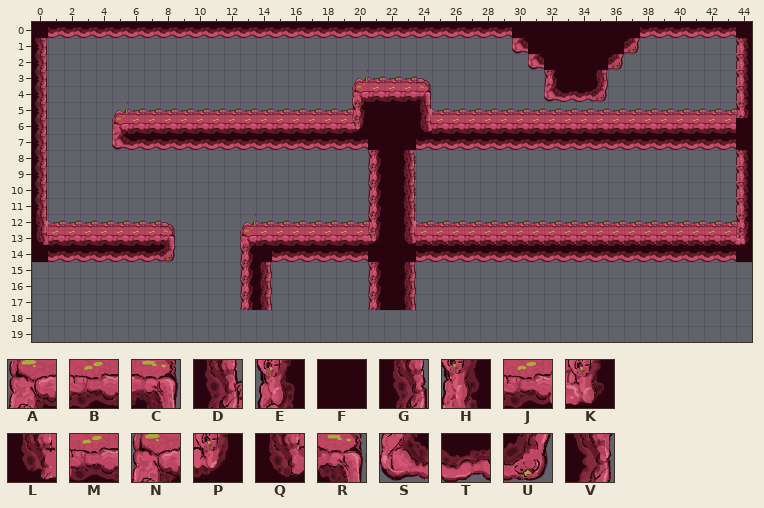
Tiled map -- PlatformGame-L19_Optimization/Assets/Maps/MapEstomac_Sala7.tmx. Above, as it was before the edit.
Cells are 64x64 px. Shown: x 0..44, y 0..19.
Key: from "atñas_2.6": A 218, B 219, C 220, D 232, E 234, F 235, G 236, H 238, J 242, K 243, L 244, M 245, N 246, P 247, Q 248, R 249, S 250, T 251, U 252, V 255.
_ is an empty cell.
Layers that did not change in this view are not listed.
Layer "Solid" before, first column x 0:
 0 FTTTTTTTTTTTTTTTTTTTTTTTTTTTTTFFFFFFFFTTTTTTF
 1 V_____________________________SFFFFFFU______H
 2 V______________________________SFFFFU_______H
 3 V_______________________________EFFG________H
 4 V___________________ABBBC_______STTU________H
 5 V___________________EFFFG___________________H
 6 V____NBBBBBBBBBBBBBBPFFFQBBBBBBBBBBBBBBBBBBBF
 7 V____STTTTTTTTTTTTTTTFFFTTTTTTTTTTTTTTTTTTTTF
 8 V____________________EFD____________________H
 9 V____________________EFD____________________H
10 V____________________EFD____________________H
11 V____________________EFD____________________H
12 V____________________EFD____________________H
13 LMBBBBBBR____NBBBBBBBPFQJJJJJJJJJJJJJJJJJJJJK
14 FTTTTTTTU____EFTTTTTTFFFTTTTTTTTTTTTTTTTTTTTF
15 _____________EG______EFG_____________________
16 _____________EG______EFG_____________________
17 _____________EG______EFG_____________________
18 _____________________________________________
19 _____________________________________________
And afterwards:
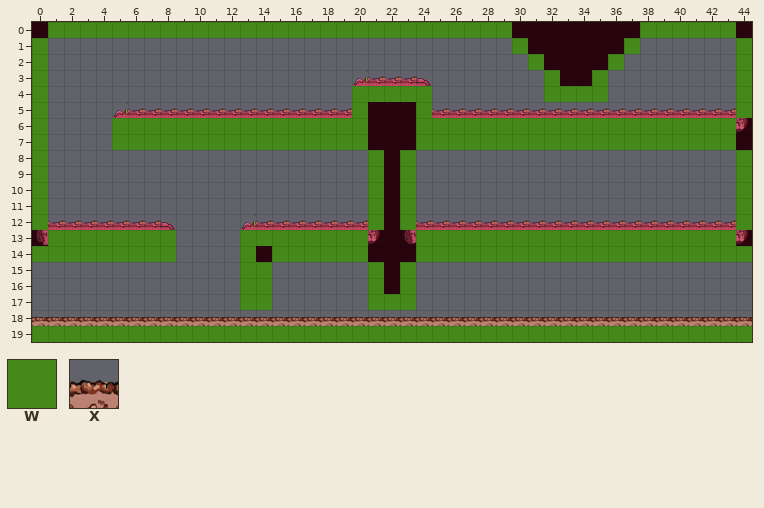
Further tiles: from "TileMetadata": W 1; from "atñas_2.6": X 6.
From old to new:
Layer "Solid":
Tile E gives way to one hidden under a higher layer in row 17 at x 21.
Tile F gives way to one hidden under a higher layer in row 14 at x 0 and 44; in row 17 at x 22.
Tile G gives way to one hidden under a higher layer in row 17 at x 23.
Tile F becomes tile P in row 6 at x 44.
Tile K becomes tile P in row 13 at x 44.
The author put tile X in row 18 at x 0 to 44.
Layer "Collisions":
The author put tile W in row 0 at x 1 to 29 and 38 to 43; in row 1 at x 0, 30, 37 and 44; in row 2 at x 0, 31, 36 and 44; in row 3 at x 0, 32, 35 and 44; in row 4 at x 0, 20 to 24, 32 to 35 and 44; in row 5 at x 0, 20, 24 and 44.
The author put tile W in rows 6 to 7 at x 0, 5 to 20 and 24 to 43; in rows 8 to 12 at x 0, 21, 23 and 44; in row 13 at x 1 to 8, 13 to 20 and 24 to 43; in row 14 at x 0 to 8, 13, 15 to 20 and 24 to 44; in rows 15 to 16 at x 13 to 14, 21 and 23; in row 17 at x 13 to 14 and 21 to 23.
The author put tile W in row 19 at x 0 to 44.
